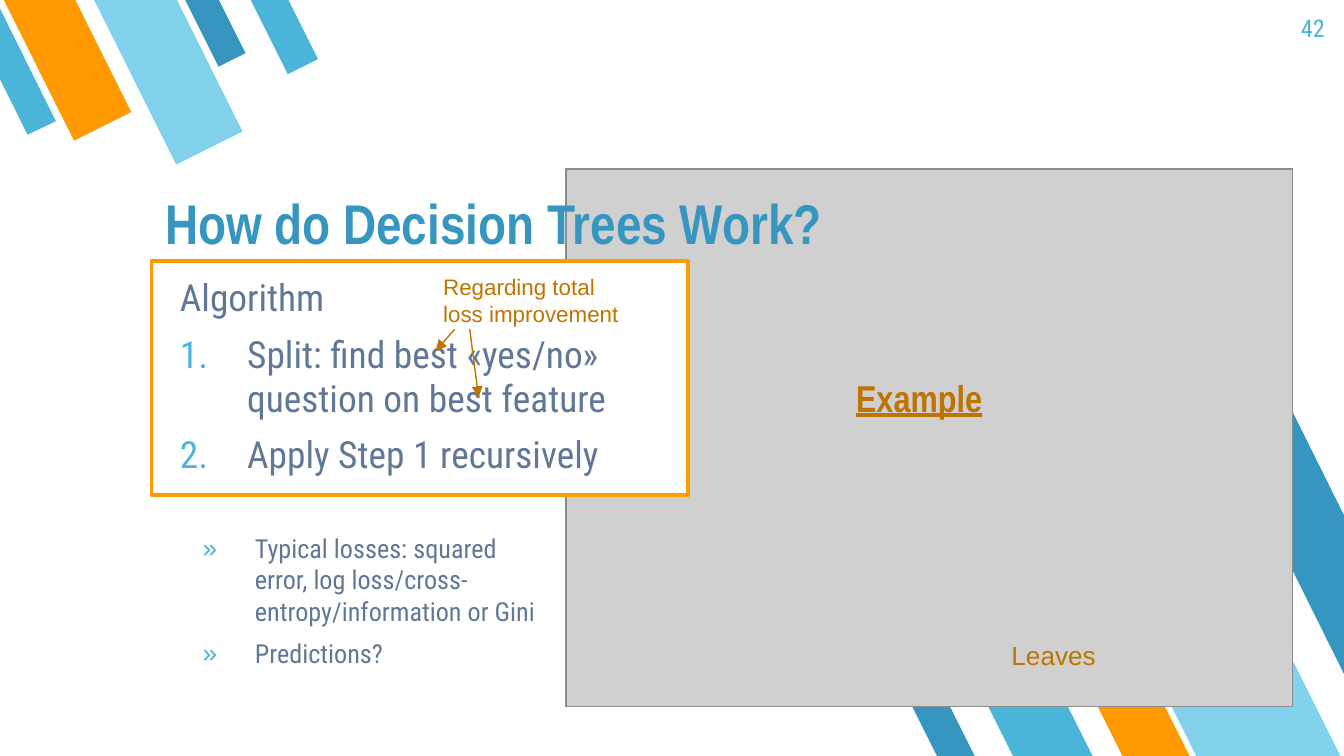
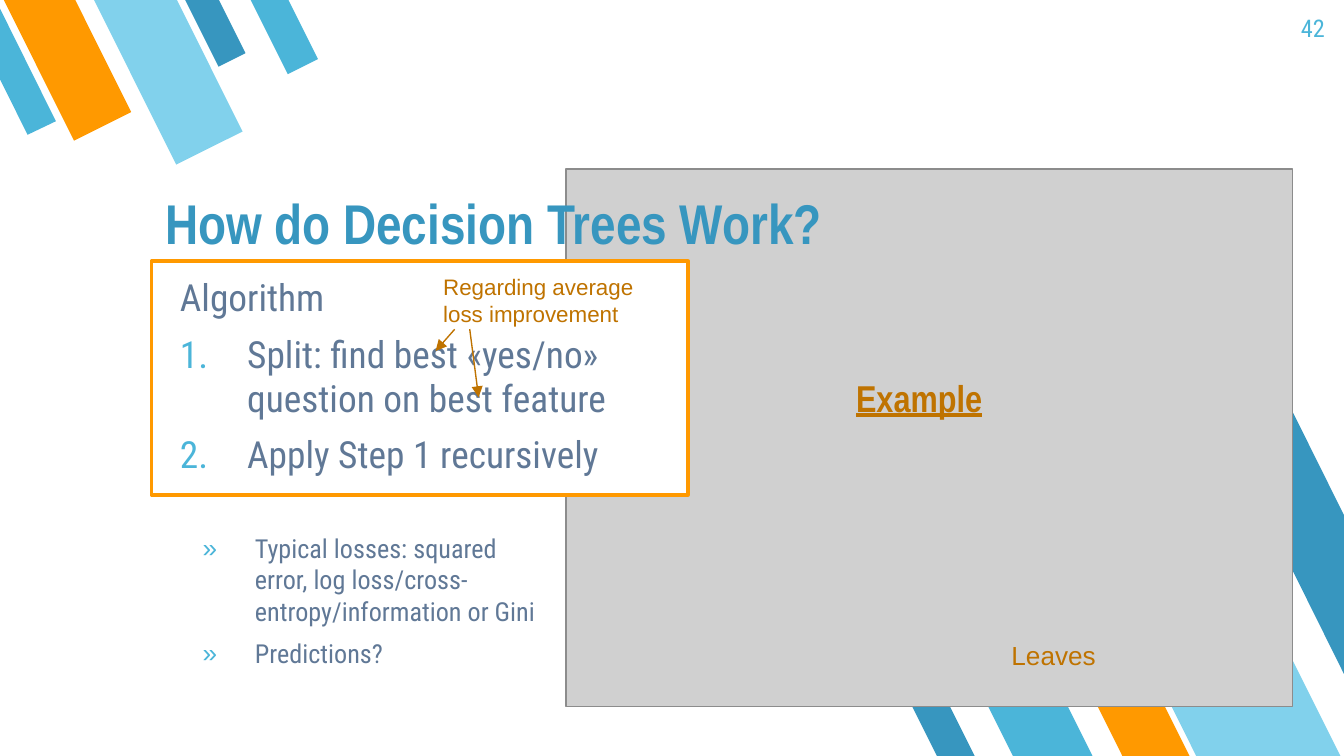
Before and after one commit to mayer79/ml_lecture, a slide deck: slide 42 of slides/ML_Lecture.pptx. Drawn at 1344x756 pixels with LibreOffice and Linux fonts; fonts in the diff are those of the drawing; grey boxes stand for pictures. Boxes give left, top, right and bottom in pixels: in the first picture for what was removed or moved away, otherwise in the second. Text is boxed around its words. In the diff, an @@ line names an element or a change of style, - is before the commit and + after.

```diff
--- a/slides/ML_Lecture.pptx
+++ b/slides/ML_Lecture.pptx
@@ text at bbox=[443, 278, 633, 327]: text changed @@
-Regarding total loss improvement
+Regarding average loss improvement
```
Also in this commit, not shown: 1 other slide changed, 5 other files.
